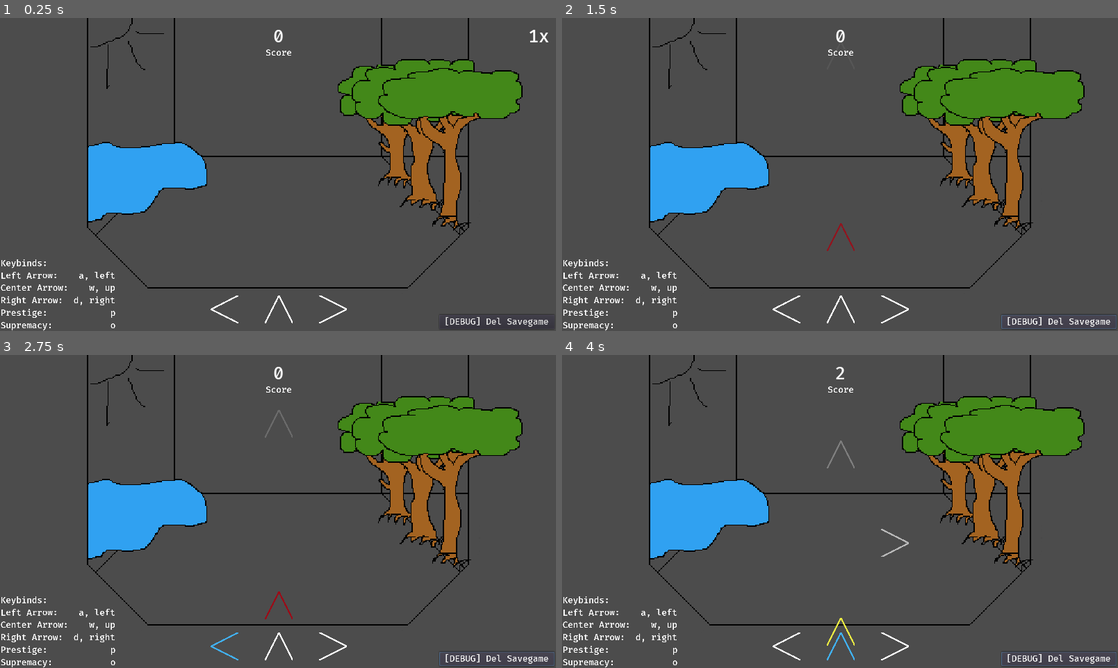
Above: before the commit, frames 1-4 (two rows, left to right).
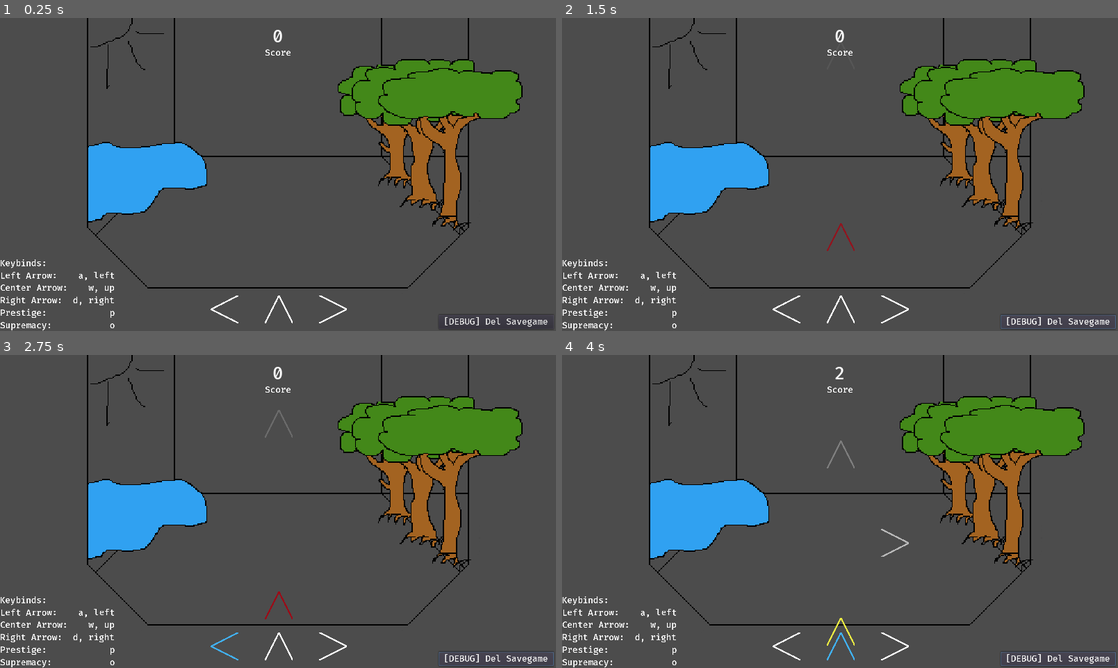
Above: after the commit, the same moments.

Repository: Sntx626/GameJam5
Game: Godot game, scene res://Scenes/MainScene.tscn
The game is run twice, just before and just after one commit, with the same random seed, the same clock (stepped at 60 frames per second) and the same inputs.
Inputs:
- Up to frame 1 (0.25 s): no input
- Up to frame 2 (1.5 s): tap Enter at 0.5 s; hold Right (A_right) 0.53-1.25 s; click "[DEBUG] Del Savegame" at 1.25 s
- Up to frame 3 (2.75 s): hold Left (A_left) from 2.03 s (still down)
- Up to frame 4 (4 s): release Left (A_left) at 2.78 s; hold Right (A_right) 2.78-3.53 s; hold Up (A_up) from 3.53 s (still down)

The runs differ from the first frame. In frame 1, 1.0% of the frame differs, in the area x 0-99%, y 3-100%; in frame 2, 0.9%; in frame 3, 0.9%; in frame 4, 0.9%.

Commit message:
Updated Project structure

Diff:
--- a/Scenes/MainScene.tscn
+++ b/Scenes/MainScene.tscn
@@ -1,8 +1,8 @@
 [gd_scene load_steps=13 format=2]
 
 [ext_resource path="res://Scenes/MainScene.gd" type="Script" id=1]
-[ext_resource path="res://Scenes/UI.tscn" type="PackedScene" id=2]
-[ext_resource path="res://Scenes/klicker.tscn" type="PackedScene" id=3]
+[ext_resource path="res://Scenes/RythmGame.tscn" type="PackedScene" id=2]
+[ext_resource path="res://Scenes/Klicker.tscn" type="PackedScene" id=3]
 [ext_resource path="res://Assets/stageExample.png" type="Texture" id=4]
 [ext_resource path="res://Sounds/GameJamLofi1_52BPM.mp3" type="AudioStream" id=5]
 [ext_resource path="res://Sounds/GameJamLofi1_52Bpm/Lofi#1 Bass.wav" type="AudioStream" id=6]
@@ -23,7 +23,6 @@
 [node name="RythmGame" parent="." instance=ExtResource( 2 )]
 
 [node name="Klicker" parent="." instance=ExtResource( 3 )]
-position = Vector2( 0.561249, 0 )
 
 [node name="AudioStreamPlayer" type="AudioStreamPlayer" parent="."]
 stream = ExtResource( 5 )
--- a/Scenes/UI.tscn
+++ b/Scenes/RythmGame.tscn
@@ -1,7 +1,7 @@
 [gd_scene load_steps=3 format=2]
 
 [ext_resource path="res://Assets/TestTextures/ArrowTop.png" type="Texture" id=1]
-[ext_resource path="res://Scenes/UI.gd" type="Script" id=2]
+[ext_resource path="res://Scenes/RythmGame.gd" type="Script" id=2]
 
 [node name="Node2D" type="Node2D"]
 script = ExtResource( 2 )
--- a/Scenes/klicker.tscn
+++ b/Scenes/klicker.tscn
@@ -1,6 +1,6 @@
 [gd_scene load_steps=3 format=2]
 
-[ext_resource path="res://Scenes/klicker.gd" type="Script" id=1]
+[ext_resource path="res://Scenes/Klicker.gd" type="Script" id=1]
 [ext_resource path="res://Fonts/fira_code_medium.tres" type="DynamicFont" id=2]
 
 [node name="Klicker" type="Node2D"]
@@ -37,6 +37,7 @@
 }
 
 [node name="ComboLabel" type="Label" parent="Score"]
+visible = false
 margin_left = 185.0
 margin_right = 313.0
 margin_bottom = 20.0
--- a/Scripts/points.gd
+++ /dev/null
@@ -1,14 +0,0 @@
-extends Node
-
-var currency_t0 = 0
-var currency_t1 = 0
-var currency_t2 = 0
-
-# Called when the node enters the scene tree for the first time.
-func _ready():
-	pass # Replace with function body.
-
-
-# Called every frame. 'delta' is the elapsed time since the previous frame.
-#func _process(delta):
-#	pass
--- a/project.godot
+++ b/project.godot
@@ -47,7 +47,3 @@
 [physics]
 
 common/enable_pause_aware_picking=true
-
-[rendering]
-
-environment/default_environment="res://default_env.tres"
Not shown: 1 places in Fonts/fira_code_medium.tres that only renumber resources
Renamed: Scenes/UI.gd -> Scenes/RythmGame.gd
